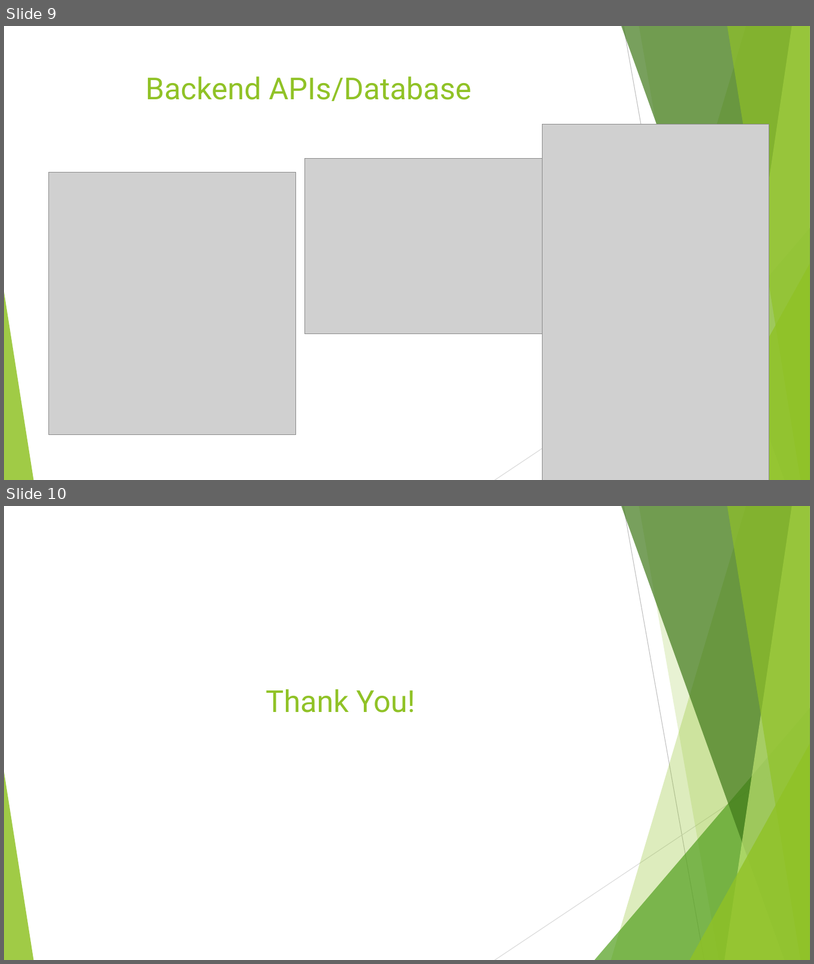
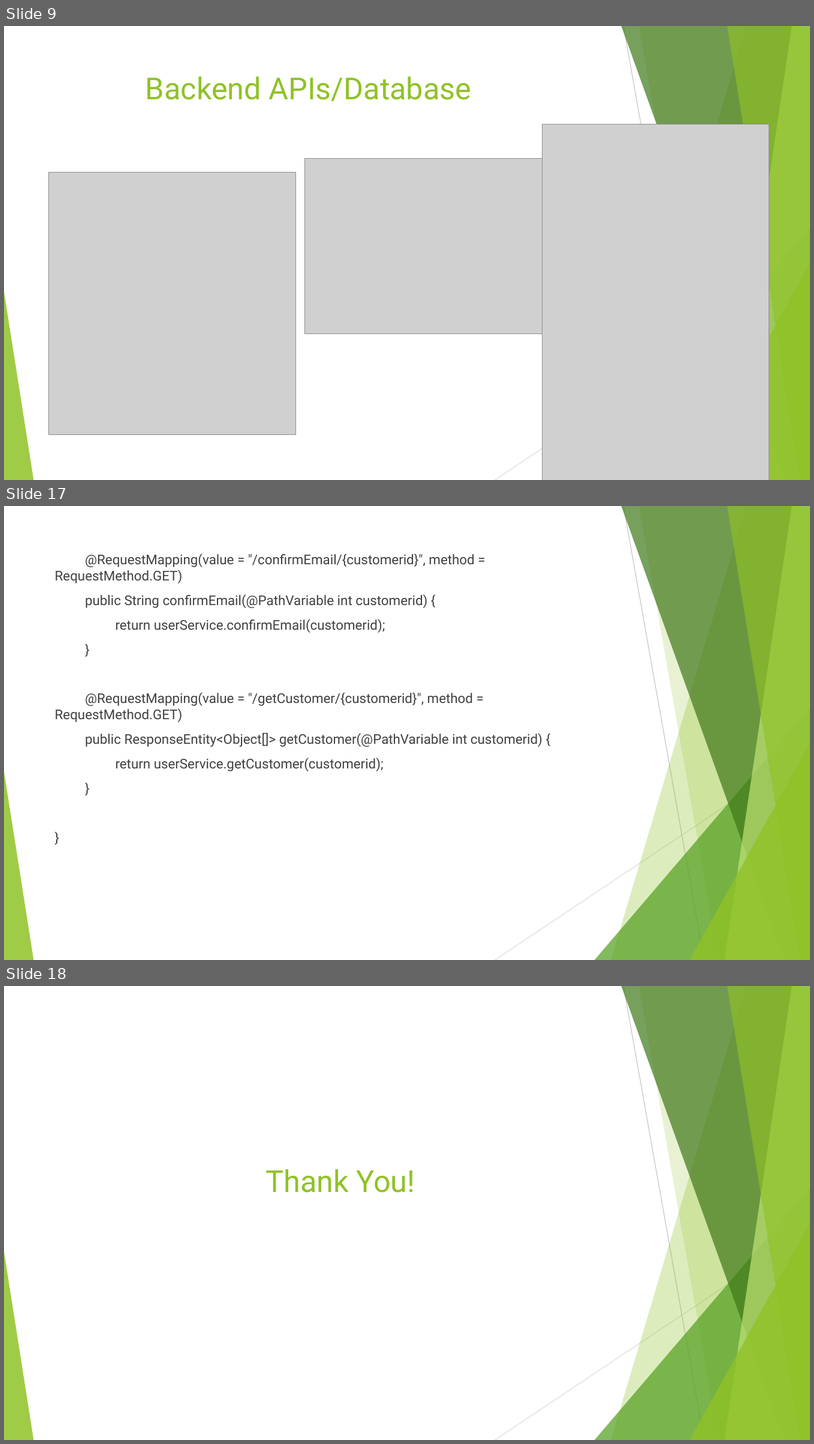
Before and after one commit to ksharish72/ShoppingCart_SpringMVC_React, a slide deck: ShoppingCartDocumentation.pptx. Shown one above the other, each under a label of ours: slides 9 and 10 before the commit, slides 9, 17 and 18 after it; the slides between them are not shown. The pictures are 814x964 and 814x1444 pixels, drawn with LibreOffice and Linux fonts; fonts in the diff are those of the drawing; grey boxes stand for pictures. Boxes give left, top, right and bottom in pixels: in the first picture for what was removed or moved away, otherwise in the second. Text is boxed around its words. In the diff, an @@ line names an element or a change of style, - is before the commit and + after.

```diff
--- a/ShoppingCartDocumentation.pptx
+++ b/ShoppingCartDocumentation.pptx
@@ slide 17 added at [4,506,810,960], background #FFFFFF; not listed: 10 template elements that a slide beside it also shows @@
@@ text added at [55,553,543,771], 16 pt, text #404040 @@
+@RequestMapping(value = "/confirmEmail/{customerid}", method = RequestMethod.GET)
+public String confirmEmail(@PathVariable int customerid) {
+return userService.confirmEmail(customerid);
+}
+@RequestMapping(value = "/getCustomer/{customerid}", method = RequestMethod.GET)
+public ResponseEntity<Object[]> getCustomer(@PathVariable int customerid) {
+return userService.getCustomer(customerid);
+}
+}
@@ what was slide 10 is now slide 18 @@
```
Also in this commit, not shown: 1 slide changed, 7 other slides added, 9 other files.
